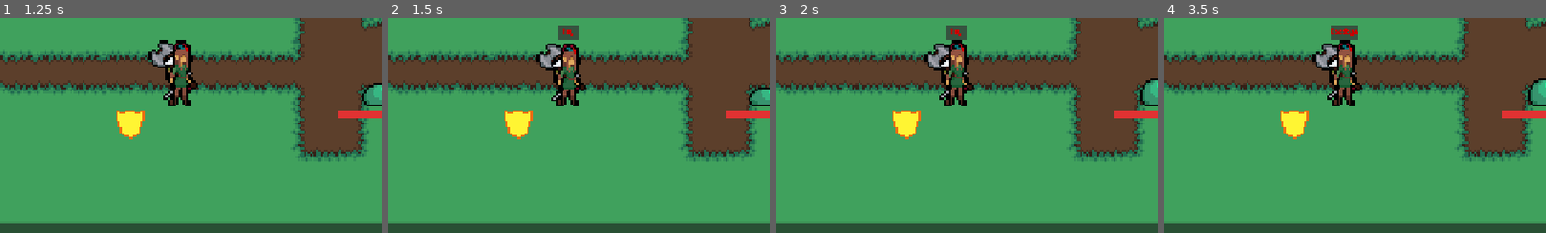
Above: before the commit, frames 1-4 (left to right).
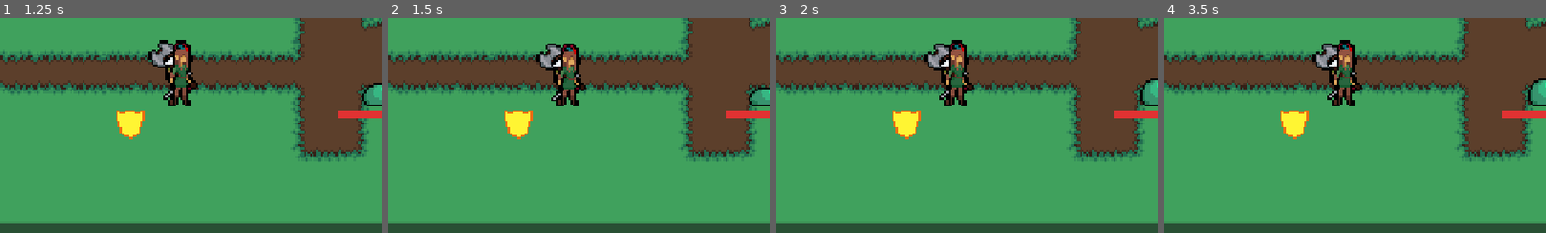
Above: after the commit, the same moments.

Repository: articrus/PROJECT_STARDUST
Game: Godot game, scene res://areas/test_level.tscn
The game is run twice, just before and just after one commit, with the same random seed, the same clock (stepped at 60 frames per second) and the same inputs.
Inputs:
- Up to frame 1 (1.25 s): click "RANDOM QUIP" at 0.5 s
- Up to frame 2 (1.5 s): click "RANDOM EXCHANGE" at 1.25 s
- Up to frame 3 (2 s): no input
- Up to frame 4 (3.5 s): click "ADD MANA" at 2 s; click "REMOVE MANA" at 2.75 s
The pictures show only the part of the screen within x 26-76%, y 37-87%; the shares and areas given below are measured in that part.

Frame 1 is identical in both runs. In frame 2, 0.4% of the frame differs, in the area x 44-50%, y 3-11%; in frame 3, 0.4%; in frame 4, 0.5%, in the area x 43-51%, y 3-11%.
Error after the commit: Invalid access to property or key 'red_blu' on a base object of type 'Dictionary'. (res://scripts/managers/dialogue_manager.gd:21)

Commit message:
Dialogue WIP
-Changed formatting of JSON files for two-character dialogue
-Changed how pathfiles for character quip JSON files are retrieved (much cleaner and simpler)
-WIP implementation of parsing dialogue lines from JSON files, got keys down, now just need to parse the info and call the method to set them in the dialogue manager once at runtime

Diff:
--- /dev/null
+++ b/dialogue/players/two_char/grn_blu.json
@@ -0,0 +1,7 @@
+{
+	"PASSIVE":
+	[
+		[["GRN", "TEXT"],["BLU", "Text"]],
+		[["GRN", "I hate you"],["BLU", "Pffffft."]]
+	]
+}
--- /dev/null
+++ b/dialogue/players/two_char/red_blu.json
@@ -0,0 +1,7 @@
+{
+	"PASSIVE":
+	[
+		[["RED", "TEXT"],["BLU", "Text"]],
+		[["RED", "You are good friend"],["BLU", "Oh. Uh... thanks"]]
+	]
+}
--- /dev/null
+++ b/dialogue/players/two_char/red_grn.json
@@ -0,0 +1,7 @@
+{
+	"PASSIVE":
+	[
+		[["RED", "TEXT"],["GRN", "Text"]],
+		[["RED", "How long have you used bow?"],["GRN", "My dad taught me when I was young"]]
+	]
+}
--- a/scripts/classes/enums.gd
+++ b/scripts/classes/enums.gd
@@ -11,12 +11,12 @@
 }
 
 const PLAYERS_STRING = {
-	PLAYERS.RED : "RED",
-	PLAYERS.ORG : "ORG",
-	PLAYERS.YLW : "YLW",
-	PLAYERS.GRN : "GRN",
-	PLAYERS.BLU : "BLU",
-	PLAYERS.PUR : "PUR",
+	PLAYERS.RED : "red",
+	PLAYERS.ORG : "org",
+	PLAYERS.YLW : "ylw",
+	PLAYERS.GRN : "grn",
+	PLAYERS.BLU : "blu",
+	PLAYERS.PUR : "pur",
 }
 
 enum PLAYER_CONTROL_STATUS
--- a/scripts/classes/json_strings.gd
+++ b/scripts/classes/json_strings.gd
@@ -1,7 +1,26 @@
 extends Node
 class_name JSON_Strings
+
+const player_quips = {
+	enums.PLAYERS.RED: "res://dialogue/players/individual/red_quips.json",
+	enums.PLAYERS.GRN: "res://dialogue/players/individual/grn_quips.json",
+	enums.PLAYERS.BLU: "res://dialogue/players/individual/blu_quips.json"
+}
+
+const two_char_dialogue = {
+	"red_org": "FNF",
+	"red_grn": "res://dialogue/players/two_char/red_grn.json",
+	"red_blu": "res://dialogue/players/two_char/red_blu.json",
+	"grn_blu": "res://dialogue/players/two_char/grn_blu.json"
+}
 
 # Player Dialogue
 const red_quips_path = "res://dialogue/players/individual/red_quips.json"
 const grn_quips_path = "res://dialogue/players/individual/grn_quips.json"
 const blu_quips_path = "res://dialogue/players/individual/blu_quips.json"
+
+# Enemy Dialogue (Uses name (Character.Character_Name)
+const enemy_list = {
+	"Slime": "path/to/file",
+	"Ghoul": "path/to/file"
+}
--- a/scripts/dialogue/dialogue_parser.gd
+++ b/scripts/dialogue/dialogue_parser.gd
@@ -5,20 +5,13 @@
 
 static func _get_player_quip_lines(player: enums.PLAYERS) -> Character_Quips:
 	var quips: Character_Quips = Character_Quips.new()
-	match player:
-		enums.PLAYERS.RED:
-			quips = _create_quips_from_json(JSON_Strings.red_quips_path)
-		enums.PLAYERS.ORG:
-			pass
-		enums.PLAYERS.YLW:
-			pass
-		enums.PLAYERS.GRN:
-			quips = _create_quips_from_json(JSON_Strings.grn_quips_path)
-		enums.PLAYERS.BLU:
-			quips = _create_quips_from_json(JSON_Strings.blu_quips_path)
-		enums.PLAYERS.PUR:
-			pass
+	quips = _create_quips_from_json(JSON_Strings.player_quips[player])
 	return quips
+
+static func _get_two_character_dialogue(key: String) -> Character_Dialogue_Tree:
+	var dialogue: Character_Dialogue_Tree = Character_Dialogue_Tree.new()
+	dialogue = _create_two_char_from_json(JSON_Strings.two_char_dialogue[key])
+	return dialogue
 
 static func _create_quips_from_json(path: String) -> Character_Quips:
 	var quips: Character_Quips = Character_Quips.new()
@@ -28,6 +21,16 @@
 		quips.crit_quotes = lines["CRIT"]
 		quips.skip_quotes = lines["SKIP"]
 	return quips
+
+static func _create_two_char_from_json(path: String) -> Character_Dialogue_Tree:
+	var dialogue: Character_Dialogue_Tree = Character_Dialogue_Tree.new()
+	var tree = _load_json_file(path)
+	if tree != null:
+		var passive_collection: Array[Dialogue_Collection]
+		var lines = tree["PASSIVE"] # The passive dialogue collection
+		for line in lines.get_children():
+			print(line)
+	return dialogue
 
 # Loads the JSON file
 static func _load_json_file(path: String):
@@ -42,3 +45,8 @@
 	else:
 		print("ERROR: FILE NOT FOUND")
 		return null
+
+# Get the dialogue key from actors name
+static func _generate_dialogue_key(actors) -> String:
+	actors.sort()
+	return str(enums.PLAYERS_STRING[actors[0]] + "_" + enums.PLAYERS_STRING[actors[1]])
--- a/scripts/managers/battle_scene/battle_manager.gd
+++ b/scripts/managers/battle_scene/battle_manager.gd
@@ -388,6 +388,7 @@
 # Called when everything is loaded
 func _on_battle_scene_ready():
 	_load_players_into_scene(GameManager.current_party)
+	#_load_enemies_into_scene(encounter_data) #Instantiates enemies (make a manager class?)
 
 func _add_child_to_party_node(child):
 	party_node.add_child(child)
--- a/scripts/managers/party_manager.gd
+++ b/scripts/managers/party_manager.gd
@@ -1,6 +1,6 @@
 extends Node2D
 # Written By: Gianni Coladonato
-# Date Created / Modified: 24-10-2025 / 27-02-2026
+# Date Created / Modified: 24-10-2025 / 06-03-2026
 @onready var core = $CORE
 # The current party, the character at 0 is the leader/in control
 @export var party = []
@@ -19,7 +19,17 @@
 		new_player.pending_data = GameManager.player_data_saves[player_type].duplicate(true)
 		new_player.pending_quips = Dialogue_Parser._get_player_quip_lines(player_type)
 	party[0].current_state = enums.PLAYER_CONTROL_STATUS.CONTROLLED
+	_init_dialogue(current_party)
 	core._add_followers(party)
+
+func _init_dialogue(current_party):
+	# Init Two-Character resources (testing to see sorting)
+	var party_source = current_party.duplicate()
+	party_source.shuffle()
+	var key_one = _generate_dialogue_key([party_source[0], party_source[1]])
+	var key_two = _generate_dialogue_key([party_source[0], party_source[2]])
+	var key_three = _generate_dialogue_key([party_source[1], party_source[2]])
+	print(str(key_one) + " " + str(key_two) + " " + str(key_three))
 
 # Tweak a little but yeah
 func _apply_new_player_data():
--- a/scripts/test/test_ui.gd
+++ b/scripts/test/test_ui.gd
@@ -11,14 +11,4 @@
 
 func _on_quip_button_pressed() -> void:
 	var quips: Character_Quips = Dialogue_Parser._get_player_quip_lines(enums.PLAYERS.RED)
-	print(quips.battle_start)
-	print(quips.crit_quotes)
-	print(quips.skip_quotes)
-	quips = Dialogue_Parser._get_player_quip_lines(enums.PLAYERS.GRN)
-	print(quips.battle_start)
-	print(quips.crit_quotes)
-	print(quips.skip_quotes)
-	quips = Dialogue_Parser._get_player_quip_lines(enums.PLAYERS.BLU)
-	print(quips.battle_start)
-	print(quips.crit_quotes)
-	print(quips.skip_quotes)
+	print(quips)
